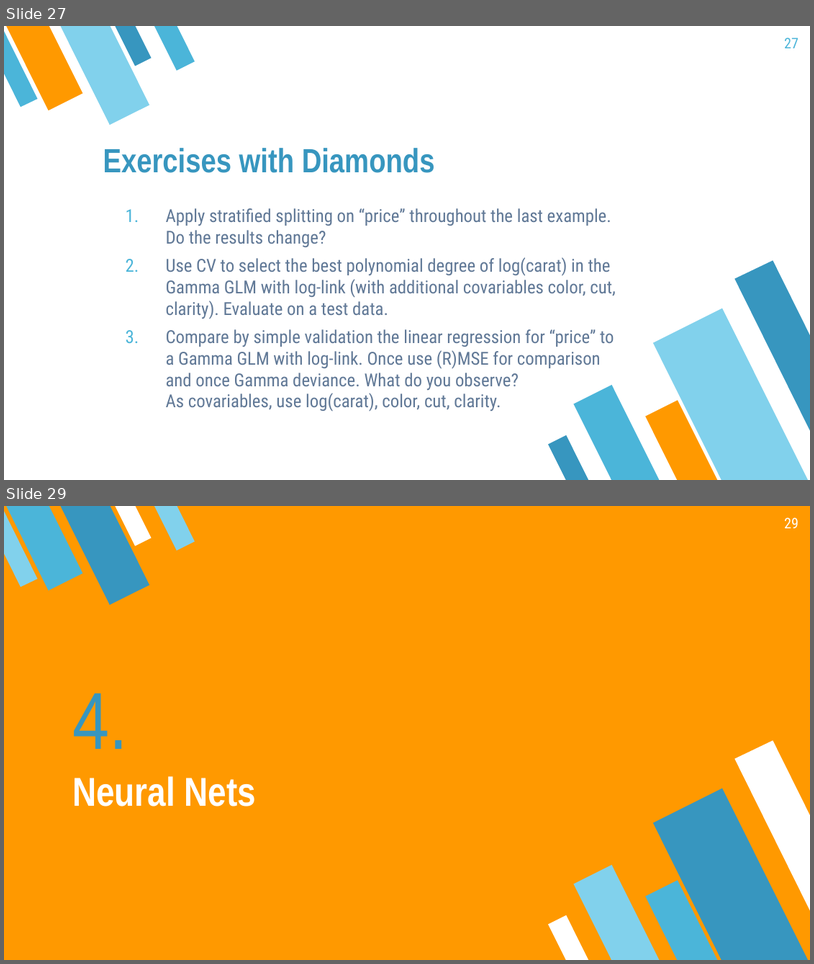
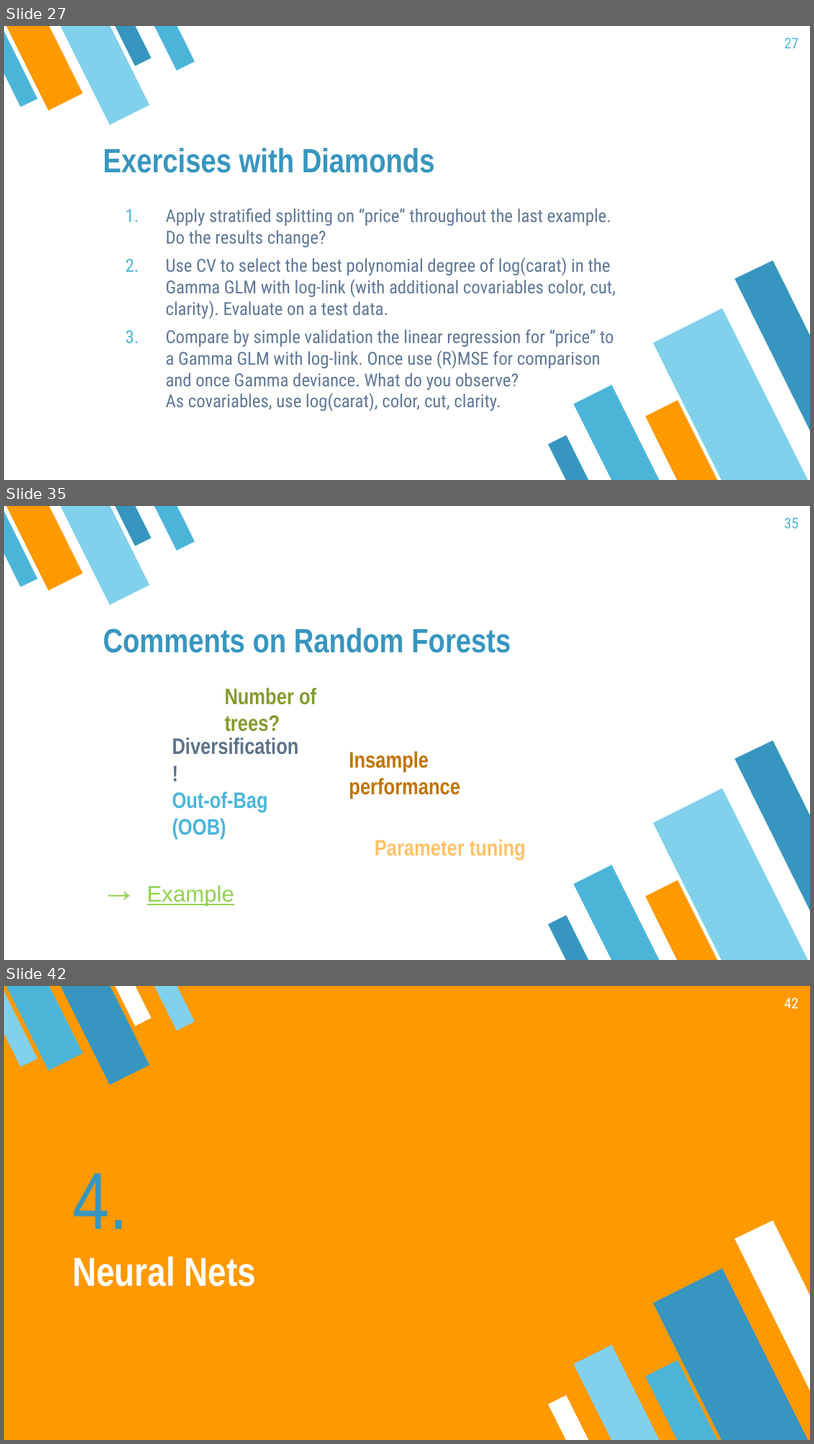
Before and after one commit to mayer79/ml_lecture, a slide deck: slides/DRAFT.pptx. Shown one above the other, each under a label of ours: slides 27 and 29 before the commit, slides 27, 35 and 42 after it; the slides between them are not shown. The pictures are 814x964 and 814x1444 pixels, drawn with LibreOffice and Linux fonts; fonts in the diff are those of the drawing. Boxes give left, top, right and bottom in pixels: in the first picture for what was removed or moved away, otherwise in the second. Text is boxed around its words. In the diff, an @@ line names an element or a change of style, - is before the commit and + after.

```diff
--- a/slides/DRAFT.pptx
+++ b/slides/DRAFT.pptx
@@ slide 35 added at bbox=[4, 506, 810, 960], background #FFFFFF; not listed: 10 template elements that a slide beside it also shows @@
@@ page number added at bbox=[784, 518, 799, 528], 13 pt, text #4BB5D9 @@
+35
@@ title added at bbox=[103, 628, 511, 653], 30 pt, text #3796BF, bold @@
+Comments on Random Forests
@@ text added at bbox=[225, 687, 316, 731], 20 pt, text #829B2F, bold @@
+Number of trees?
@@ text added at bbox=[172, 737, 299, 754], 20 pt, text #5D7287, bold @@
+Diversification!
@@ text added at bbox=[349, 751, 460, 798], 20 pt, text #BF7300, bold @@
+Insample performance
@@ text added at bbox=[172, 791, 268, 839], 20 pt, text #4BB5D9, bold @@
+Out-of-Bag (OOB)
@@ text added at bbox=[375, 839, 526, 860], 20 pt, text #FFC266, bold @@
+Parameter tuning
@@ text added at bbox=[147, 885, 234, 906], 20 pt, text #92D050, underline @@
+→ Example
@@ what was slide 29 is now slide 42 @@
@@ page number at bbox=[784, 998, 799, 1008]: text changed @@
-29
+42
```
Also in this commit, not shown: 3 slides changed, 12 other slides added, 3 other files.
